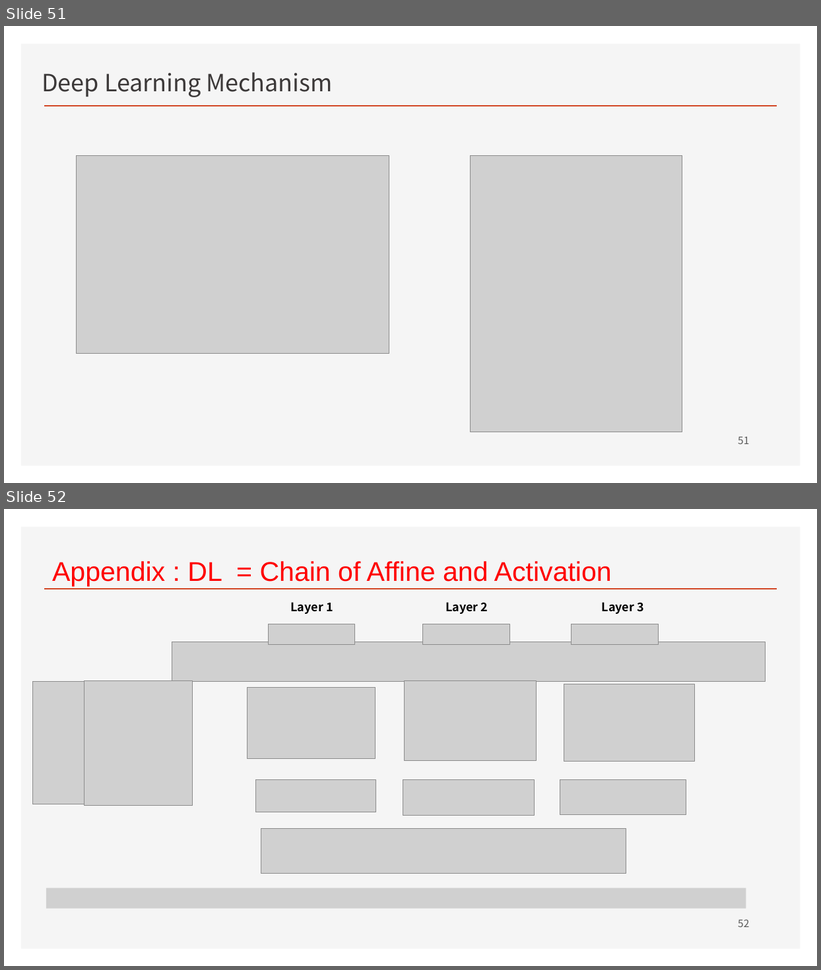
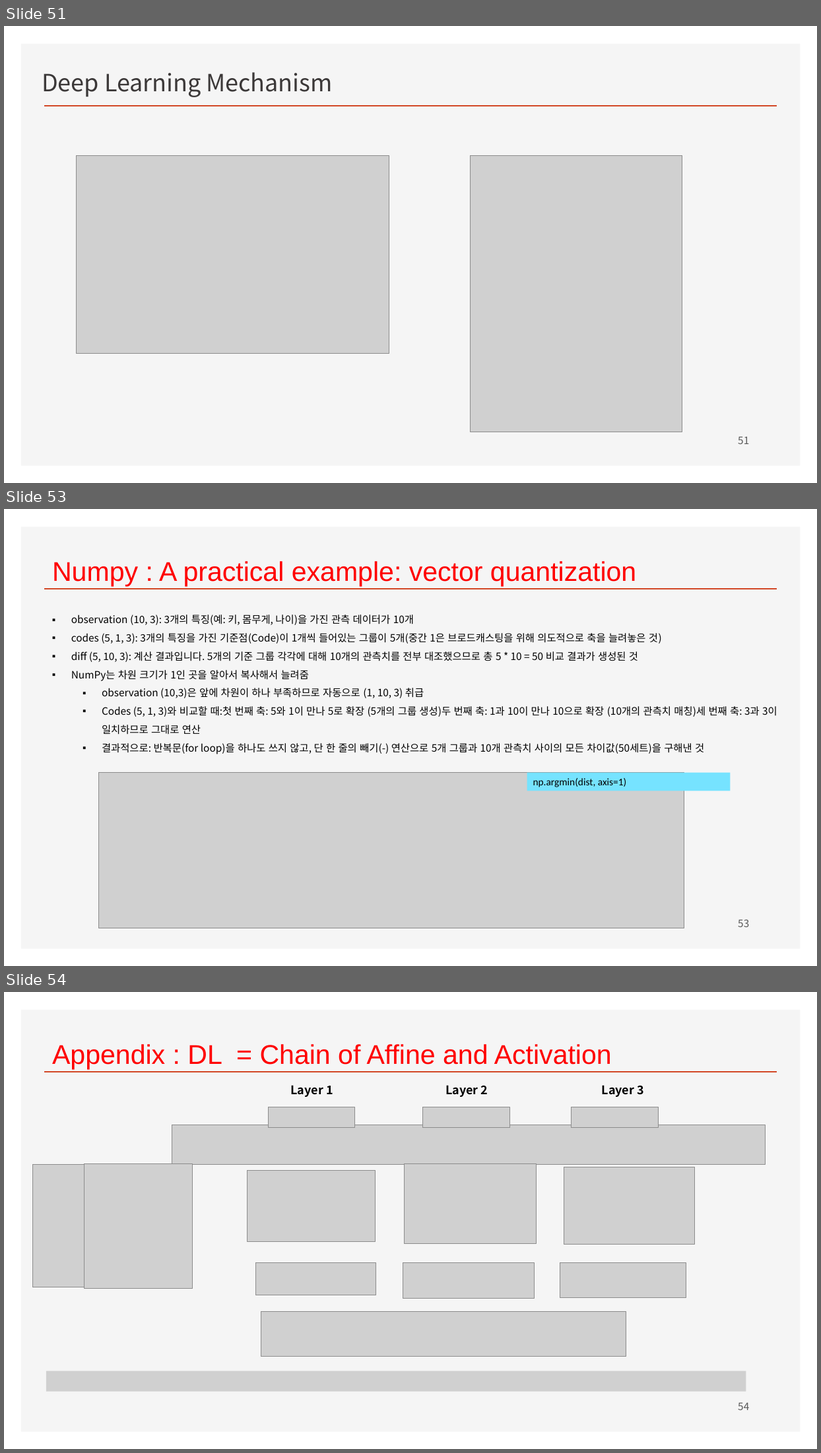
Before and after one commit to ancestor9/mathematics-for-machine-learning, a slide deck: Linear_Algebra/w4_Perceptron_Regression.pptx. Shown one above the other, each under a label of ours: slides 51 and 52 before the commit, slides 51, 53 and 54 after it; the slides between them are not shown. The pictures are 821x970 and 821x1453 pixels, drawn with LibreOffice and Linux fonts; fonts in the diff are those of the drawing; grey boxes stand for pictures; background and template pictures are left out. Boxes give left, top, right and bottom in pixels: in the first picture for what was removed or moved away, otherwise in the second. Text is boxed around its words. In the diff, an @@ line names an element or a change of style, - is before the commit and + after.

```diff
--- a/Linear_Algebra/w4_Perceptron_Regression.pptx
+++ b/Linear_Algebra/w4_Perceptron_Regression.pptx
@@ slide 53 added at [4, 509, 817, 966], background #FFFFFF; not listed: 2 template elements that a slide beside it also shows @@
@@ text added at [52, 561, 636, 586], 32 pt, text #FF0000 @@
+Numpy : A practical example: vector quantization
@@ text added at [71, 615, 778, 755], 12 pt, text #000000 @@
+▪ observation (10, 3): 3개의 특징(예: 키, 몸무게, 나이)을 가진 관측 데이터가 10개
+▪ codes (5, 1, 3): 3개의 특징을 가진 기준점(Code)이 1개씩 들어있는 그룹이 5개(중간 1은 브로드캐스팅을 위해 의도적으로 축을 늘려놓은 것)
+▪ diff (5, 10, 3): 계산 결과입니다. 5개의 기준 그룹 각각에 대해 10개의 관측치를 전부 대조했으므로 총 5 * 10 = 50 비교 결과가 생성된 것
+▪ NumPy는 차원 크기가 1인 곳을 알아서 복사해서 늘려줌
+  ▪ observation (10,3)은 앞에 차원이 하나 부족하므로 자동으로 (1, 10, 3) 취급
+  ▪ Codes (5, 1, 3)와 비교할 때:첫 번째 축: 5와 1이 만나 5로 확장 (5개의 그룹 생성)두 번째 축: 1과 10이 만나 10으로 확장 (10개의 관측치 매칭)세 번째 축: 3과 3이 일치하므로 그대로 연산
+  ▪ 결과적으로: 반복문(for loop)을 하나도 쓰지 않고, 단 한 줄의 빼기(-) 연산으로 5개 그룹과 10개 관측치 사이의 모든 차이값(50세트)을 구해낸 것
@@ picture added at [98, 772, 684, 929] @@
@@ rectangle added at [527, 772, 731, 791], fill #76E3FF, 12 pt, text #000000 @@
+np.argmin(dist, axis=1)
@@ page number added at [738, 920, 749, 927], 12 pt, text #595959 @@
+53
@@ what was slide 52 is now slide 54 @@
@@ page number at [738, 1403, 749, 1410]: text changed @@
-52
+54
```
Also in this commit, not shown: 1 other slide added.
